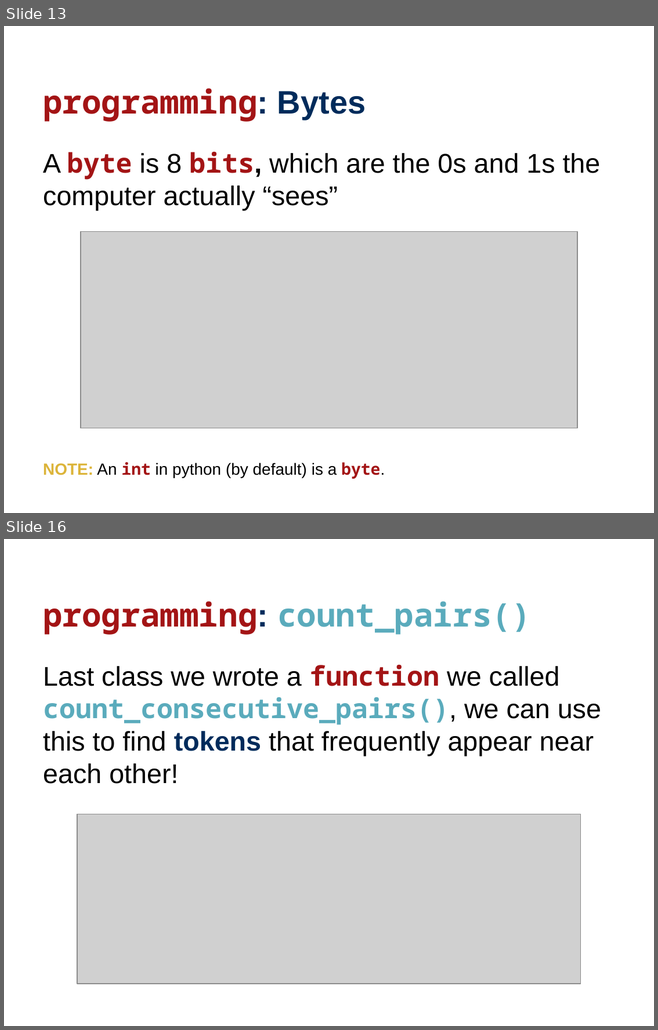
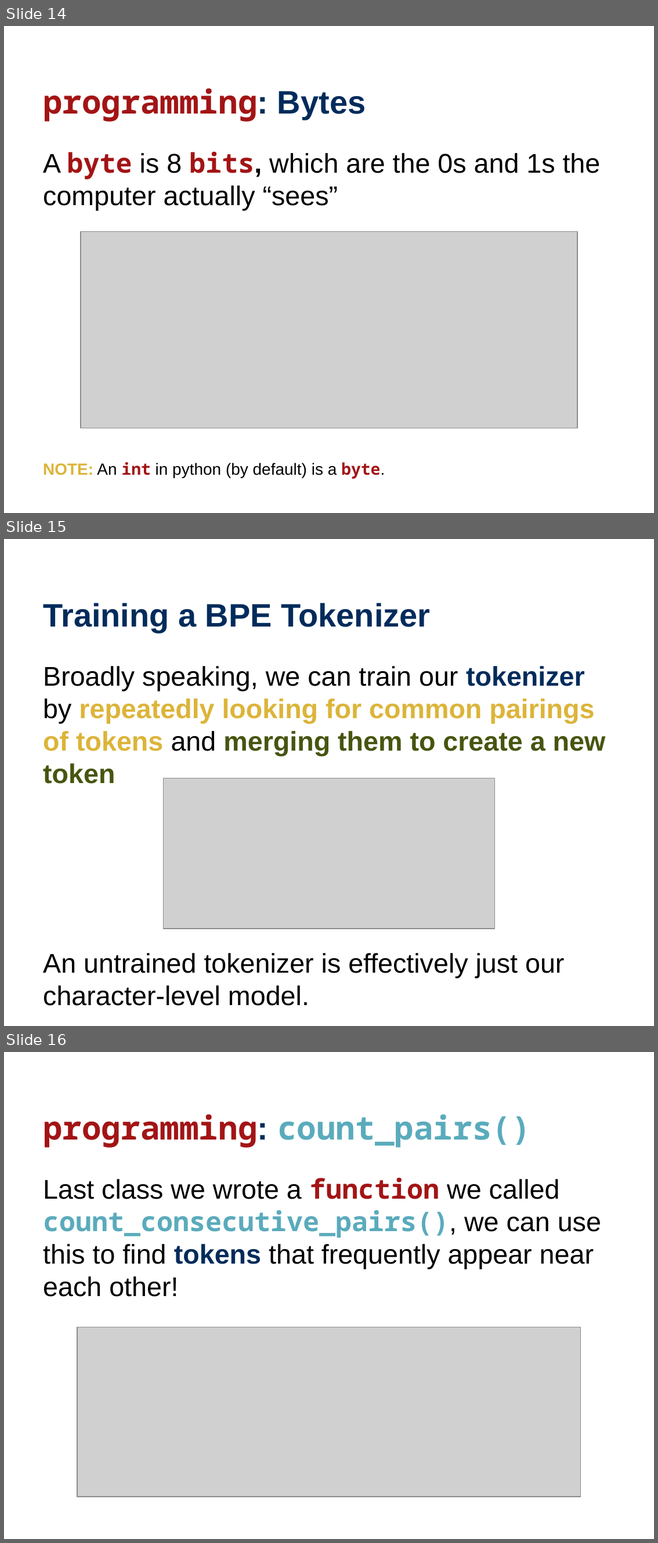
Before and after one commit to wtheisen/nd-cse-10124-lectures, a slide deck: Blank/Lecture_04_ Tokenization.pptx. Shown one above the other, each under a label of ours: slides 13 and 16 before the commit, slides 14, 15 and 16 after it; the slides between them are not shown. The pictures are 658x1030 and 658x1543 pixels, drawn with LibreOffice and Linux fonts; fonts in the diff are those of the drawing; grey boxes stand for pictures. Boxes give left, top, right and bottom in pixels: in the first picture for what was removed or moved away, otherwise in the second. Text is boxed around its words. In the diff, an @@ line names an element or a change of style, - is before the commit and + after.

```diff
--- a/Blank/Lecture_04_ Tokenization.pptx
+++ b/Blank/Lecture_04_ Tokenization.pptx
@@ slide 15 added at box(4, 539, 654, 1026), background #FFFFFF @@
@@ title added at box(43, 603, 430, 632), 36 pt, text #002B5B, bold @@
+Training a BPE Tokenizer
@@ text added at box(43, 666, 605, 1006), 30 pt, text #000000 @@
+Broadly speaking, we can train our tokenizer by repeatedly looking for common pairings of tokens and merging them to create a new token
+An untrained tokenizer is effectively just our character-level model.
@@ picture added at box(163, 778, 495, 929) @@
@@ what was slide 13 is now slide 14 @@
```
Also in this commit, not shown: 3 slides changed, 1 slide removed, 2 other files.
